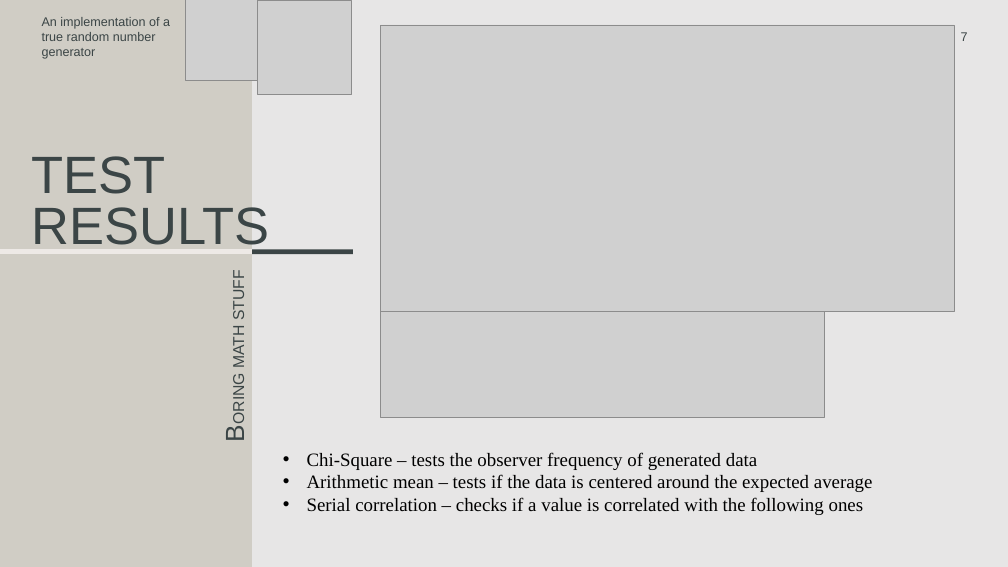
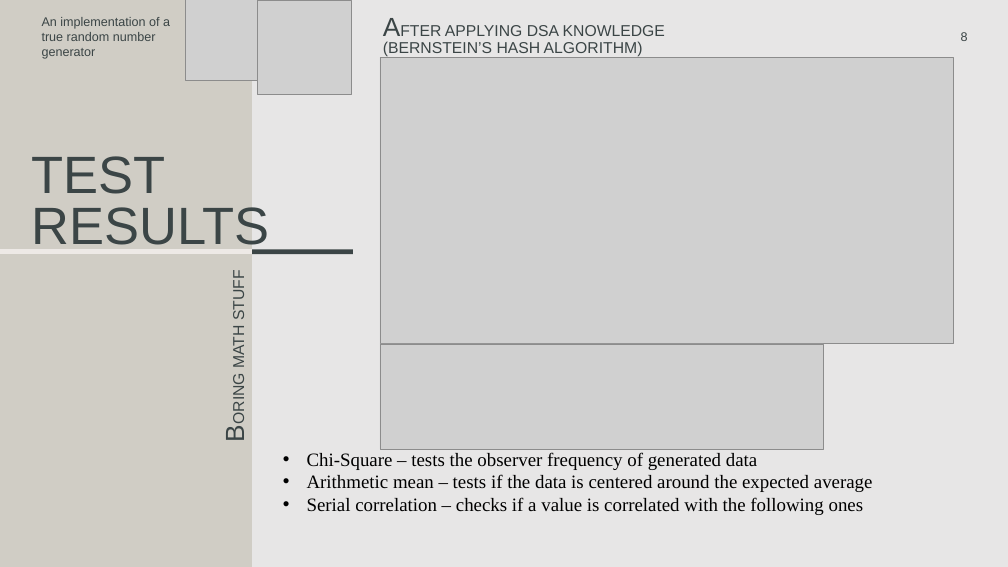
Before and after one commit to FidexEtRatio/RandomNumber, a slide deck: slide 8 of CERC 2025.pptx (slide 7 before the commit). Drawn at 1008x567 pixels with LibreOffice and Linux fonts; fonts in the diff are those of the drawing; grey boxes stand for pictures. Boxes give left, top, right and bottom in pixels: in the first picture for what was removed or moved away, otherwise in the second. Text is boxed around its words. In the diff, an @@ line names an element or a change of style, - is before the commit and + after.

```diff
--- a/CERC 2025.pptx
+++ b/CERC 2025.pptx
@@ text added at [383,25,665,56], 15 pt, text #3B4546 @@
+AFTER APPLYING DSA KNOWLEDGE (BERNSTEIN’S HASH ALGORITHM)
@@ picture: place and size @@
-picture at [381,25,954,312]
+picture at [380,57,954,344]
@@ page number at [961,32,968,41]: text changed @@
-7
+8
@@ picture: place and size @@
-picture at [381,312,824,417]
+picture at [380,344,823,450]
```
Also in this commit, not shown: 4 other slides changed, 1 slide added.
